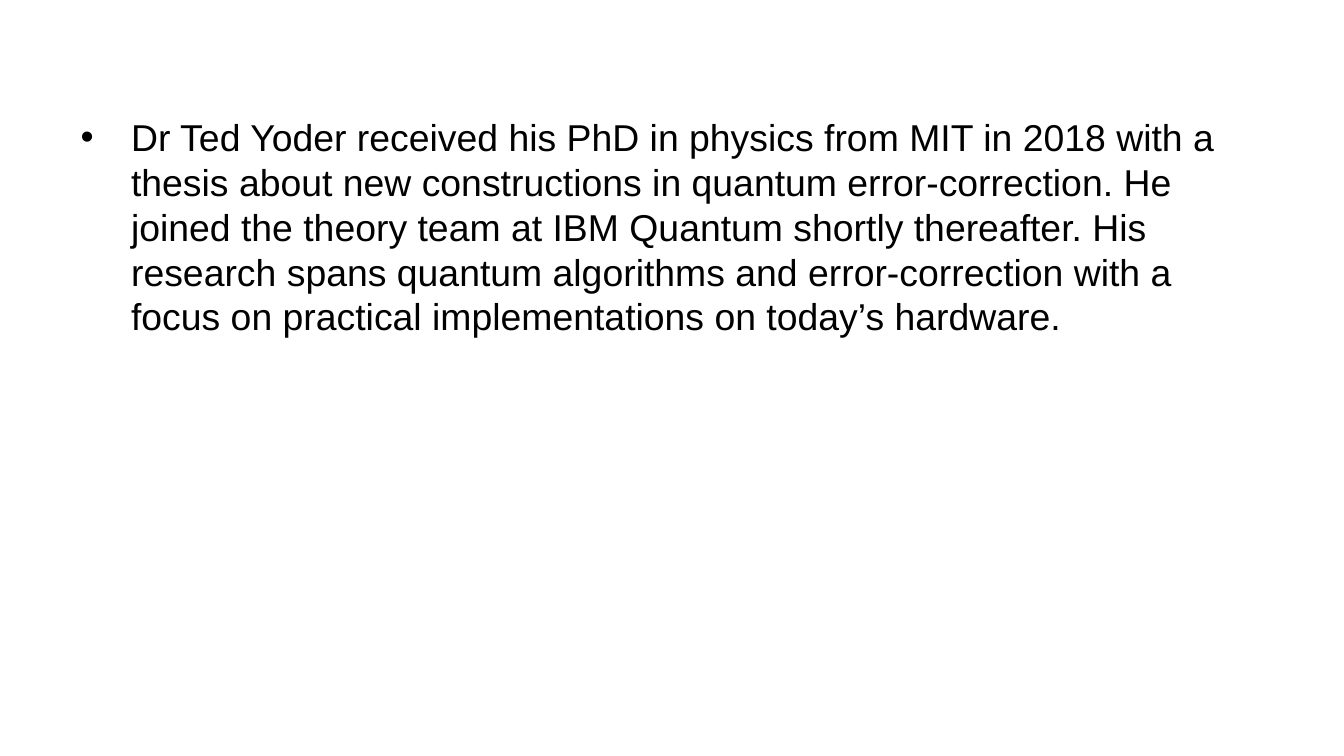
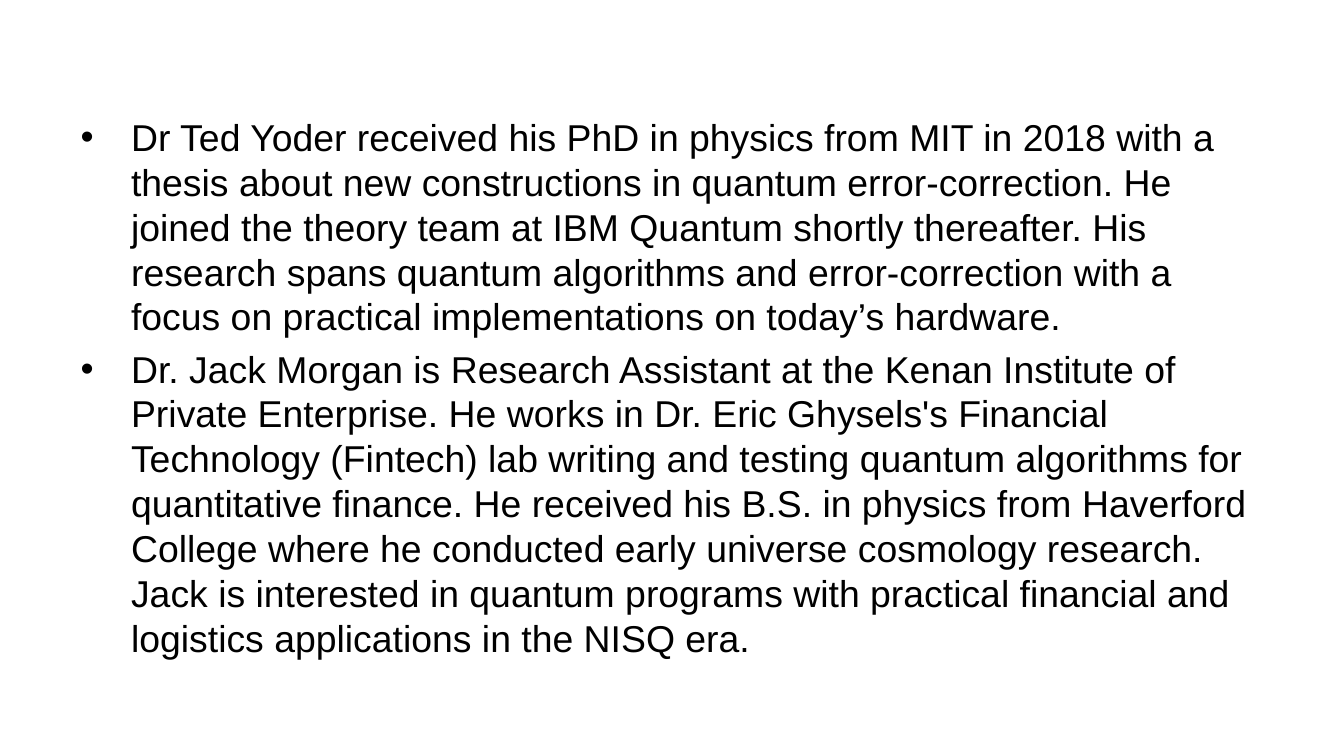
Before and after one commit to Shark-y/QiskitFallFest, a slide deck: slide 8 of materials/QiskitFallFest23.pptx. Drawn at 1344x756 pixels with LibreOffice and Linux fonts; fonts in the diff are those of the drawing; background and template pictures are left out. Boxes give left, top, right and bottom in pixels: in the first picture for what was removed or moved away, otherwise in the second. Text is boxed around its words. In the diff, an @@ line names an element or a change of style, - is before the commit and + after.

```diff
--- a/materials/QiskitFallFest23.pptx
+++ b/materials/QiskitFallFest23.pptx
@@ text at box(131, 356, 1246, 659): paragraph added @@
+• Dr. Jack Morgan is Research Assistant at the Kenan Institute of Private Enterprise. He works in Dr. Eric Ghysels's Financial Technology (Fintech) lab writing and testing quantum algorithms for quantitative finance. He received his B.S. in physics from Haverford College where he conducted early universe cosmology research. Jack is interested in quantum programs with practical financial and logistics applications in the NISQ era.
```
Also in this commit, not shown: 3 other slides changed, 2 other files.
